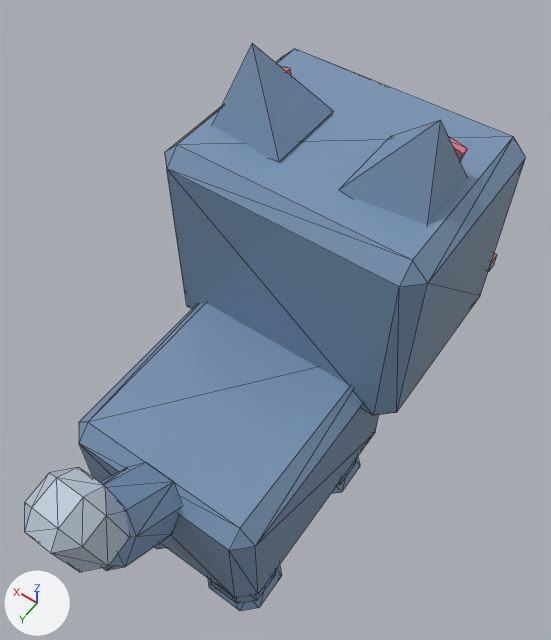
Two versions of the glTF model assets/cat-cafe/exports/CatCafe_Cat_Puddle.glb, one commit apart.
Both versions are drawn from a 50 mm lens placed at (-0.985, 1.258, 3.212), pointed at (0.009, -0.133, 1.026). Every picture has the same lights, and +X, +Y and +Z are marked at lower left. The picture after the commit comes second. Mesh edges are drawn as thin lines.

In view in the first picture: 'CatCafe_Cat_Puddle_Body', 'CatCafe_Cat_Puddle_EarL', 'CatCafe_Cat_Puddle_EarR', 'CatCafe_Cat_Puddle_Head', 'CatCafe_Cat_Puddle_LegB2', 'CatCafe_Cat_Puddle_Tail' and 2 more.
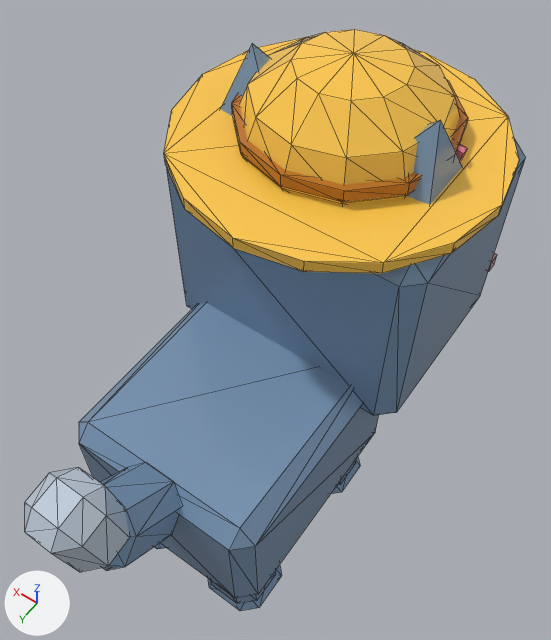
The change, as a diff of the scene's bpy script:
```diff
--- a/assets/cat-cafe/exports/CatCafe_Cat_Puddle.glb.py
+++ b/assets/cat-cafe/exports/CatCafe_Cat_Puddle.glb.py
@@ me_catcafe_cat_puddle_prop @@
+me_catcafe_cat_puddle_prop.from_pydata(...)  # a UV sphere (12 segments, 6 rings, poles along z) spanning x -0.37..0.37, y -0.59..0.15, z 0.547..1.064; a 16-sided cylinder along z spanning x -0.565..0.565, y -0.742..0.389, z 0.751..0.794; a 12-sided cylinder along z spanning x -0.375..0.375, y -0.595..0.155, z 0.816..0.86
+me_catcafe_cat_puddle_prop.materials.append(mat_catcafe_palette)
@@ ob_catcafe_cat_puddle_prop @@
+ob_catcafe_cat_puddle_prop = bpy.data.objects.new('CatCafe_Cat_Puddle_Prop', me_catcafe_cat_puddle_prop)
+ob_catcafe_cat_puddle_prop.location = (0.0, -0.3, 0.85)
```

Pixel boxes (x1, y1, x2, y2) of what changed, in the pictures (551 x 640 px):
'CatCafe_Cat_Puddle_Prop', added (orange)
    after: (164, 29, 519, 273)
'CatCafe_Cat_Puddle_EarR', unchanged, covered by the edit
    before: (339, 120, 468, 225)
    after: (407, 120, 468, 205)
'CatCafe_Cat_Puddle_EarL', unchanged, covered by the edit
    before: (213, 43, 334, 162)
    after: (221, 43, 270, 116)
